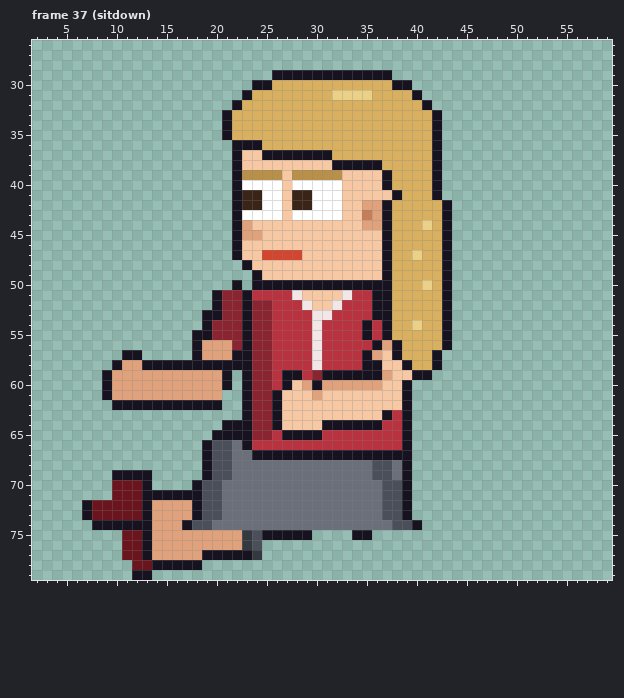
Two states of a pixel-art file, sprites/clients/client_karen_left_anim.aseprite. That is the earlier state.
64x80 pixels, 129 frames. Shown: frame 37 (sitdown): x 2..59, y 26..79. The commit also changed other frames, which this record leaves out.
Once edited:
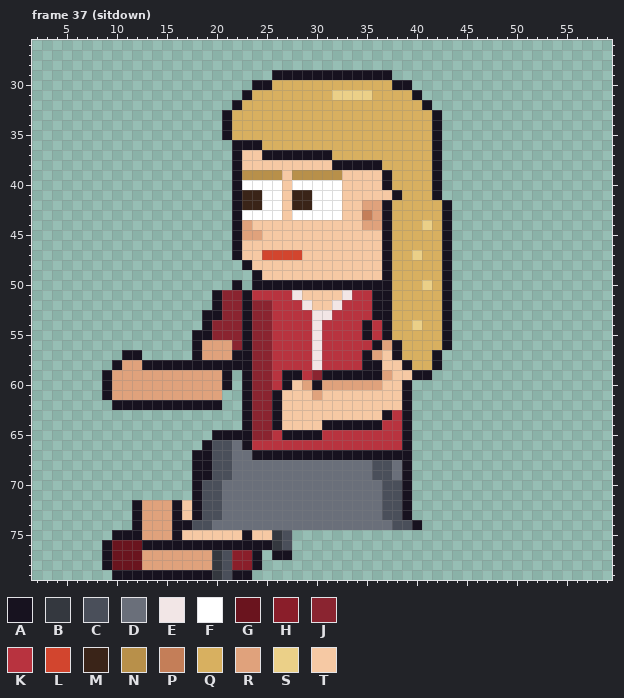
Palette (. is transparent): A #17121f  B #34383f  C #4a4f5a  D #6a6f7a  E #f2e6e6  F #ffffff  G #6a141e  H #8a1e2a  J #8a2430  K #b8333f  L #d2452e  M #3a2418  N #b8904a  P #c47e58  Q #d8b060  R #e0a27c  S #ebd088  T #f6c9a4
Diff:
Frame 37 (sitdown), layers "Pants", "Shoes":
Colour A is added in rows 67 to 69 at x 18; in row 75 at x 10; in row 76 at x 9 and 25; in row 77 at x 9 and 26 to 27; in row 78 at x 9 and 24; in row 79 at x 10 to 11, 14 to 19 and 22 to 23.
Colour A replaces colour B in rows 75 to 76 at x 23; in row 77 at x 24.
Colour A replaces colour C in row 76 at x 24.
Colour A replaces colour G in rows 72 to 73 at x 12; in row 75 at x 11 to 12.
Colour A replaces colour R in rows 72 to 75 at x 16; in row 76 at x 14 to 22.
Colour B is added in row 76 at x 26; in rows 78 to 79 at x 20.
Colour B replaces colour A in row 75 at x 26; in row 77 at x 20.
Colour C is added in row 76 at x 27; in rows 78 to 79 at x 21.
Colour C replaces colour A in row 75 at x 27; in row 77 at x 21.
Colour G is added in rows 76 to 77 at x 10; in row 78 at x 10 to 11.
Colour H is added in row 78 at x 22 to 23.
Colour H replaces colour A in row 77 at x 22 to 23.
Colour R is added in row 78 at x 19.
Colour R replaces colour A in rows 72 to 75 at x 13; in row 77 at x 13 and 19; in row 78 at x 14 to 18.
Colour R replaces colour G in row 78 at x 13.
Colour T replaces colour A in row 75 at x 25.
Colour T replaces colour C in row 75 at x 24.
Colour T replaces colour R in rows 72 to 73 at x 17; in row 75 at x 17 to 22.
Colour A is removed in row 64 at x 21 to 22; in row 69 at x 10 to 13; in row 70 at x 13; in row 71 at x 13 to 17; in rows 72 to 73 at x 7; in row 74 at x 8 to 11.
Colour A is removed in row 75 at x 28 to 29 and 34 to 35.
Colour G is removed in rows 70 to 71 at x 10 to 12; in rows 72 to 73 at x 8 to 11.
Boxes around the changes in both pictures, in picture pixels (x1, y1, x2, y2):
changed: (82, 420, 372, 580)
